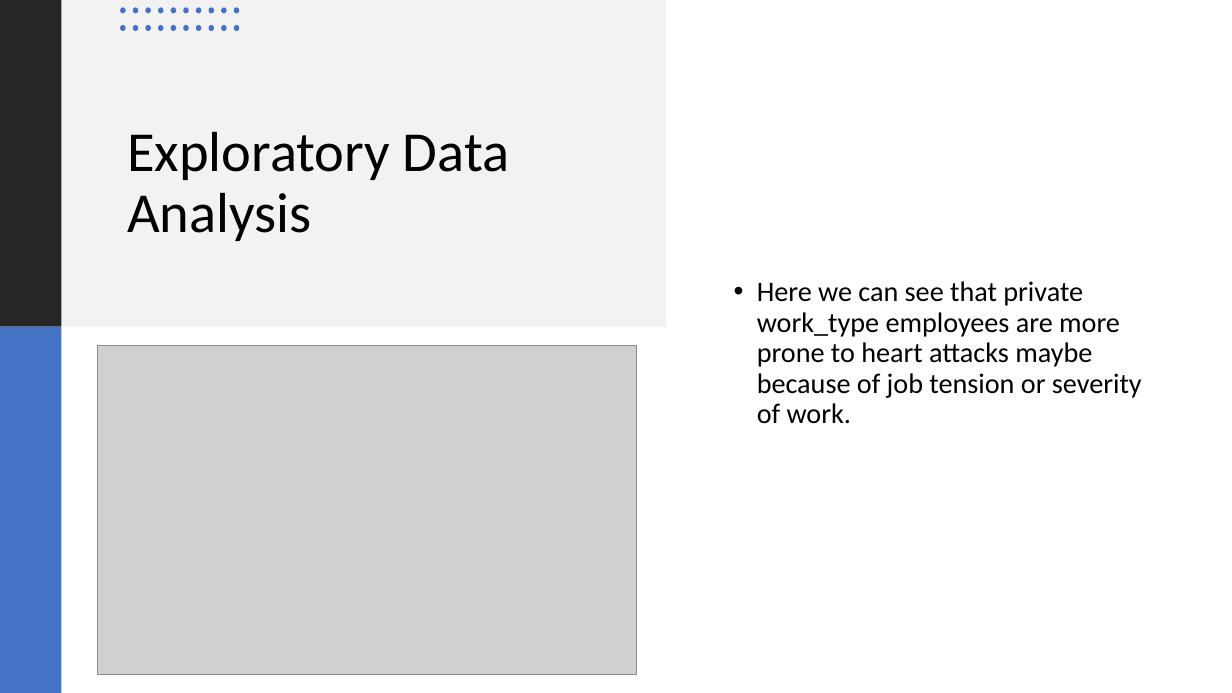
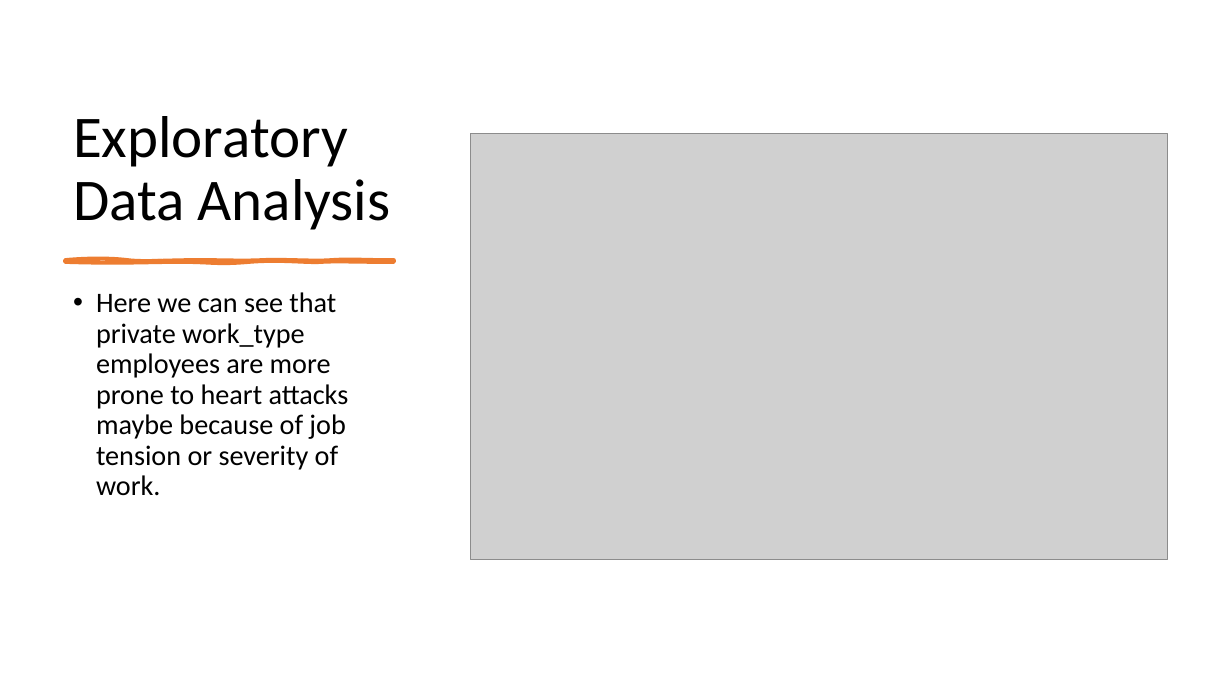
Before and after one commit to dudyalasaisumanth/bigdataproject, a slide deck: slide 10 of presentation.pptx (slide 8 before the commit). Drawn at 1232x693 pixels with LibreOffice and Linux fonts; fonts in the diff are those of the drawing; grey boxes stand for pictures. Boxes give left, top, right and bottom in pixels: in the first picture for what was removed or moved away, otherwise in the second. Text is boxed around its words. In the diff, an @@ line names an element or a change of style, - is before the commit and + after.

```diff
--- a/presentation.pptx
+++ b/presentation.pptx
@@ rectangle removed at [0, 0, 666, 327] @@
@@ rectangle removed at [0, 0, 61, 327] @@
@@ group removed at [120, 7, 239, 30]: 20 ellipses @@
@@ title "Exploratory Data Analysis": place and size @@
-title "Exploratory Data Analysis" at [127, 131, 510, 241]
+title "Exploratory Data Analysis" at [73, 116, 391, 230]
@@ title "Exploratory Data Analysis" at [73, 116, 391, 230]: size 44 to 46 pt; vertical alignment middle to bottom @@
@@ picture: place and size @@
-picture at [98, 346, 637, 675]
+picture at [470, 134, 1168, 560]
@@ freeform shape added at [65, 260, 394, 262], fill #ED7D31, outline #ED7D31 3 pt @@
@@ text "Here we can see that ...": place and size @@
-text "Here we can see that ..." at [757, 281, 1142, 424]
+text "Here we can see that ..." at [96, 292, 349, 495]
@@ text "Here we can see that ..." at [96, 292, 349, 495]: vertical alignment middle to top @@
@@ rectangle removed at [0, 327, 61, 693] @@
```
Also in this commit, not shown: 9 other slides changed, 6 slides added, 2 slides removed, 12 other files.
